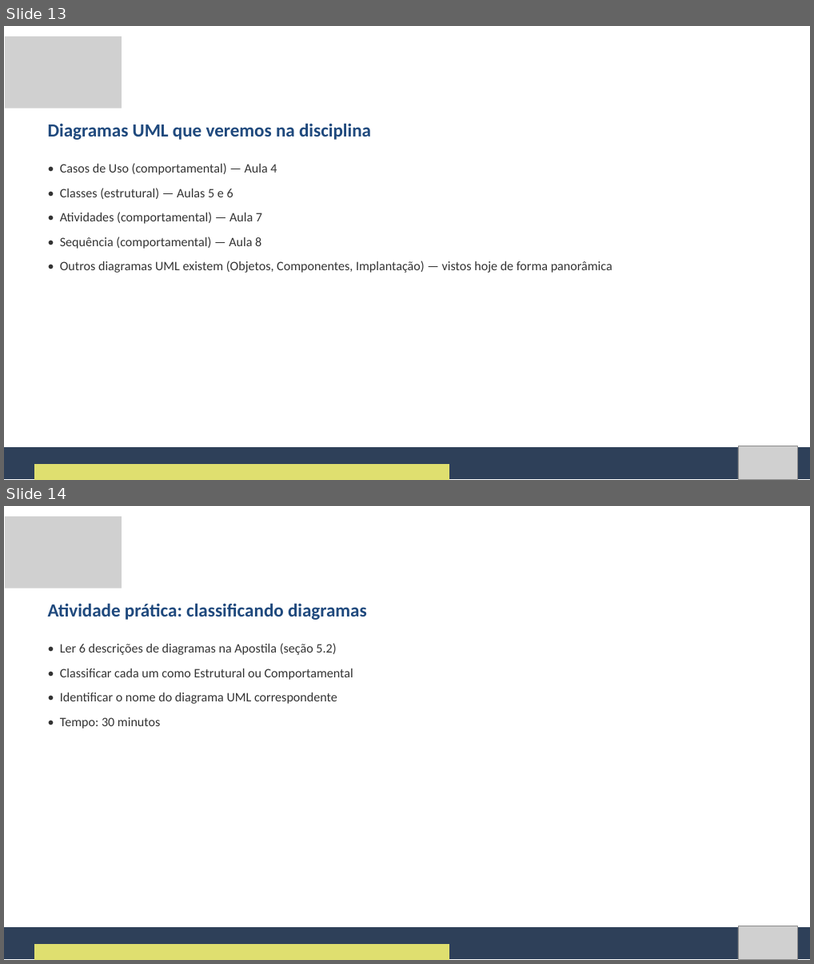
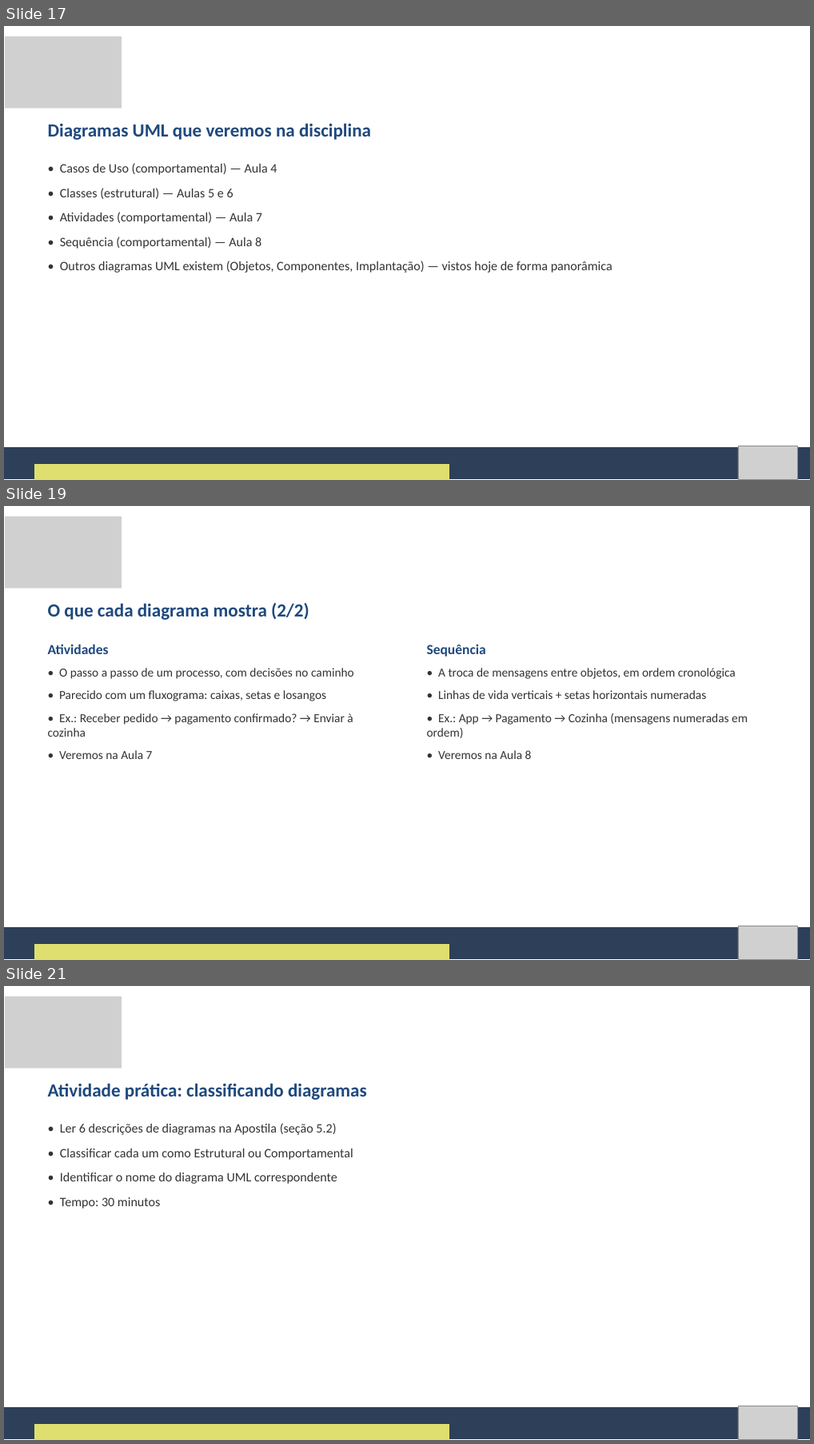
Before and after one commit to Natan20/Curso-Modelagem-De-Sistemas-Material, a slide deck: Aula 03 - 11-09-2026/Aula 3 - Slides.pptx. Shown one above the other, each under a label of ours: slides 13 and 14 before the commit, slides 17, 19 and 21 after it; the slides between them are not shown. The pictures are 814x964 and 814x1444 pixels, drawn with LibreOffice and Linux fonts; fonts in the diff are those of the drawing; grey boxes stand for pictures. Boxes give left, top, right and bottom in pixels: in the first picture for what was removed or moved away, otherwise in the second. Text is boxed around its words. In the diff, an @@ line names an element or a change of style, - is before the commit and + after.

```diff
--- a/Aula 03 - 11-09-2026/Aula 3 - Slides.pptx
+++ b/Aula 03 - 11-09-2026/Aula 3 - Slides.pptx
@@ slide 19 added at [4,506,810,960], background #FFFFFF @@
@@ picture added at [5,516,122,588] @@
@@ text added at [48,603,310,620], 33 pt, text #1F497D, bold @@
+O que cada diagrama mostra (2/2)
@@ text added at [48,644,109,654], 25 pt, text #1F497D, bold @@
+Atividades
@@ text added at [427,644,486,656], 25 pt, text #1F497D, bold @@
+Sequência
@@ text added at [48,668,354,759], 22 pt, text #333333 @@
+• O passo a passo de um processo, com decisões no caminho
+• Parecido com um fluxograma: caixas, setas e losangos
+• Ex.: Receber pedido → pagamento confirmado? → Enviar à cozinha
+• Veremos na Aula 7
@@ text added at [427,668,748,759], 22 pt, text #333333 @@
+• A troca de mensagens entre objetos, em ordem cronológica
+• Linhas de vida verticais + setas horizontais numeradas
+• Ex.: App → Pagamento → Cozinha (mensagens numeradas em ordem)
+• Veremos na Aula 8
@@ freeform shape added at [4,927,810,959], fill #2E4059 @@
@@ picture added at [738,926,798,959] @@
@@ freeform shape added at [34,944,450,960], fill #DFDF6F @@
@@ what was slide 13 is now slide 17 @@
@@ what was slide 14 is now slide 21 @@
```
Also in this commit, not shown: 6 other slides added, 12 other files.
